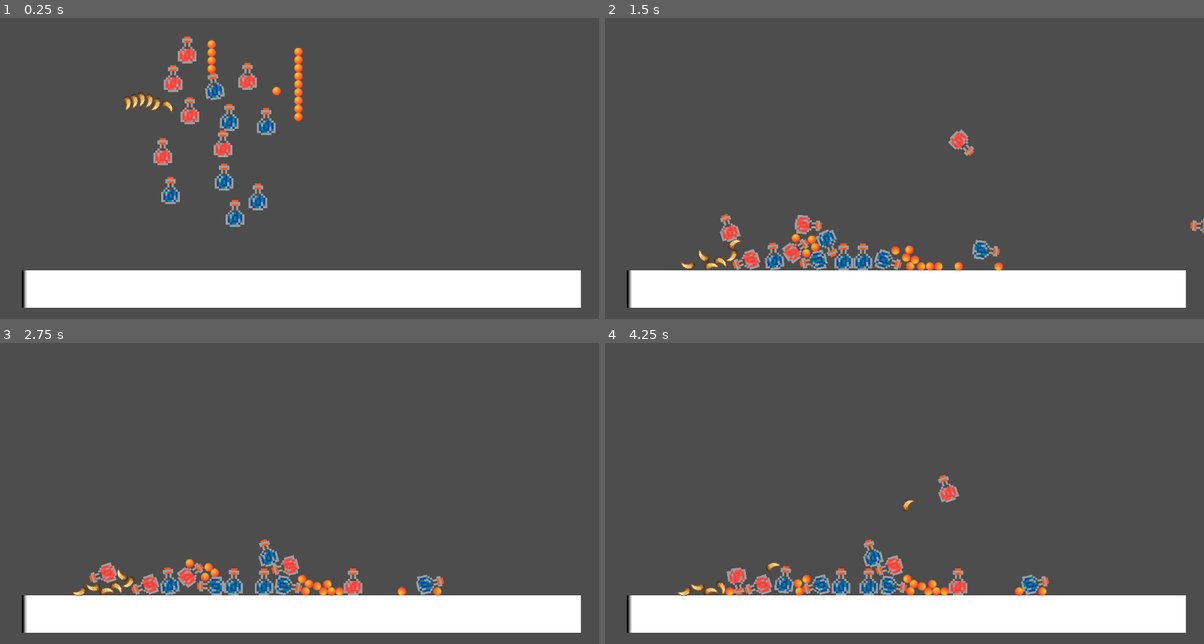
Above: before the commit, frames 1-4 (two rows, left to right).
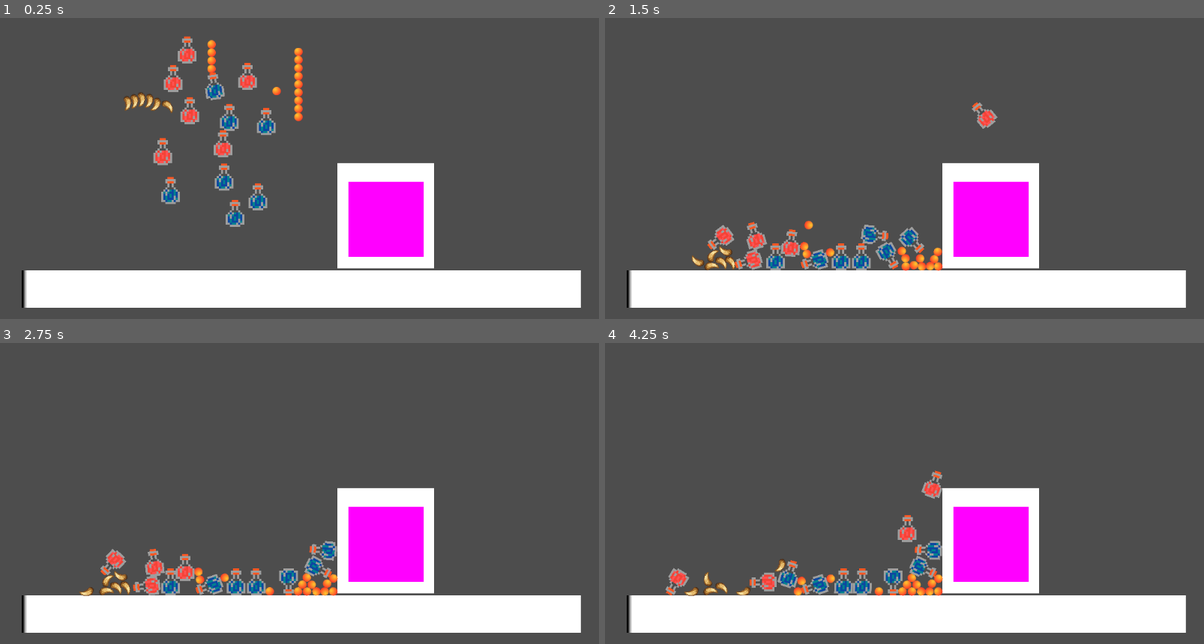
Above: after the commit, the same moments.

Repository: Mr-GEM-Bones/Cauldron-Game
Game: Godot game, scene res://Scenes/BackLab/back_lab.tscn
Two runs of this game, one before a commit and one after it. Both use one fixed random seed, a clock stepped at 60 frames per second and the inputs below. The project has no main scene, so this scene is started directly.
Inputs (mouse positions are in pixels of both pictures, inside the frame that each line leads up to):
- Up to frame 1 (0.25 s): no input
- Up to frame 2 (1.5 s): tap Enter (ui_accept) at 0.5 s; drag from (826, 198) to (964, 84) at 0.52 s; drag from (790, 225) to (874, 225) at 1.27 s
- Up to frame 3 (2.75 s): move the mouse to (149, 583) at 2.02 s; hold Left (ui_left) from 2.03 s (still down); tap Enter (ui_accept) at 2.1 s; click (149, 583) at 2.17 s
- Up to frame 4 (4.25 s): release Left (ui_left) at 2.75 s; drag from (790, 577) to (724, 433) at 2.77 s; drag from (712, 571) to (934, 484) at 3.52 s

The runs differ from the first frame. In frame 1, 5.7% of the frame differs, in the area x 37-73%, y 37-84%; in frame 2, 9.5%; in frame 3, 9.2%; in frame 4, 9.5%, in the area x 10-75%, y 42-85%.

Commit message:
Cauldron
-Added cauldron
-added area
-registers ingredients in cauldron

Diff:
--- /dev/null
+++ b/Scenes/BackLab/Cauldron.gd
@@ -0,0 +1,45 @@
+extends CharacterBody2D
+
+
+#const SPEED = 300.0
+#const JUMP_VELOCITY = -400.0
+
+# Get the gravity from the project settings to be synced with RigidBody nodes.
+#var gravity = ProjectSettings.get_setting("physics/2d/default_gravity")
+
+var cauldron_content = []
+var recipe = ["pearl","slime"]
+
+
+func _physics_process(delta):
+	pass
+#	# Add the gravity.
+#	if not is_on_floor():
+#		velocity.y += gravity * delta
+#
+#	# Handle Jump.
+#	if Input.is_action_just_pressed("ui_accept") and is_on_floor():
+#		velocity.y = JUMP_VELOCITY
+#
+#	# Get the input direction and handle the movement/deceleration.
+#	# As good practice, you should replace UI actions with custom gameplay actions.
+#	var direction = Input.get_axis("ui_left", "ui_right")
+#	if direction:
+#		velocity.x = direction * SPEED
+#	else:
+#		velocity.x = move_toward(velocity.x, 0, SPEED)
+#
+#	move_and_slide()
+
+
+func _on_area_2d_body_entered(body):
+	cauldron_content.append(body.ingredient)
+	body.queue_free()
+	print(cauldron_content)
+
+
+func CheckRecipe(_recipe):
+
+	for i in _recipe:
+		cauldron_content.find(i)
+	return false
--- a/Scenes/BackLab/back_lab.tscn
+++ b/Scenes/BackLab/back_lab.tscn
@@ -1,9 +1,26 @@
-[gd_scene load_steps=8 format=3 uid="uid://dx4qvcu851jd1"]
+[gd_scene load_steps=15 format=3 uid="uid://dx4qvcu851jd1"]
 
+[ext_resource type="Script" path="res://Scenes/BackLab/Cauldron.gd" id="1_j5aqn"]
 [ext_resource type="PackedScene" uid="uid://csy6ji4xjse" path="res://Scenes/Items/HealthPotion.tscn" id="1_nuxuu"]
 [ext_resource type="PackedScene" uid="uid://rx2k8x7kuakl" path="res://Scenes/Items/ManaPotion.tscn" id="2_sx7u1"]
 [ext_resource type="PackedScene" uid="uid://ciel6wm3uv1b0" path="res://Scenes/Items/SlimeTeeth.tscn" id="3_75eo7"]
 [ext_resource type="PackedScene" uid="uid://dvh6bqua7e4df" path="res://Scenes/Items/PearlofZeus.tscn" id="4_tlufy"]
+
+[sub_resource type="RectangleShape2D" id="RectangleShape2D_gdbqi"]
+size = Vector2(20, 201)
+
+[sub_resource type="RectangleShape2D" id="RectangleShape2D_p1dhk"]
+size = Vector2(20, 203)
+
+[sub_resource type="RectangleShape2D" id="RectangleShape2D_xtbvx"]
+size = Vector2(186, 20)
+
+[sub_resource type="CanvasTexture" id="CanvasTexture_xslb4"]
+
+[sub_resource type="RectangleShape2D" id="RectangleShape2D_q8gmk"]
+size = Vector2(144, 145)
+
+[sub_resource type="CurveTexture" id="CurveTexture_8sncm"]
 
 [sub_resource type="Gradient" id="Gradient_15e3r"]
 offsets = PackedFloat32Array(0, 0.00598802)
@@ -15,6 +32,38 @@
 size = Vector2(1077, 72)
 
 [node name="BackLab" type="Node2D"]
+
+[node name="Cauldron" type="CharacterBody2D" parent="."]
+position = Vector2(742, 435)
+script = ExtResource("1_j5aqn")
+metadata/_edit_group_ = true
+
+[node name="CollisionShape2D" type="CollisionShape2D" parent="Cauldron"]
+position = Vector2(83, 0.5)
+shape = SubResource("RectangleShape2D_gdbqi")
+
+[node name="CollisionShape2D2" type="CollisionShape2D" parent="Cauldron"]
+position = Vector2(-83, -0.5)
+shape = SubResource("RectangleShape2D_p1dhk")
+
+[node name="CollisionShape2D3" type="CollisionShape2D" parent="Cauldron"]
+position = Vector2(1, 91)
+shape = SubResource("RectangleShape2D_xtbvx")
+
+[node name="Sprite2D" type="Sprite2D" parent="Cauldron"]
+scale = Vector2(186, 203)
+texture = SubResource("CanvasTexture_xslb4")
+
+[node name="Area2D" type="Area2D" parent="Cauldron"]
+
+[node name="CollisionShape2D" type="CollisionShape2D" parent="Cauldron/Area2D"]
+position = Vector2(0, 6.5)
+shape = SubResource("RectangleShape2D_q8gmk")
+
+[node name="Sprite2D" type="Sprite2D" parent="Cauldron/Area2D"]
+position = Vector2(0.500015, 6.50002)
+scale = Vector2(0.566406, 145)
+texture = SubResource("CurveTexture_8sncm")
 
 [node name="StaticBody2D" type="StaticBody2D" parent="."]
 position = Vector2(316, 576)
@@ -29,95 +78,99 @@
 position = Vector2(264.5, 0)
 shape = SubResource("RectangleShape2D_7sbm3")
 
-[node name="HealthPotion" parent="." instance=ExtResource("1_nuxuu")]
+[node name="Items" type="Node" parent="."]
+
+[node name="PearlOfZeus" parent="Items" instance=ExtResource("4_tlufy")]
+position = Vector2(574, 153)
+
+[node name="PearlOfZeus2" parent="Items" instance=ExtResource("4_tlufy")]
+position = Vector2(574, 153)
+
+[node name="PearlOfZeus3" parent="Items" instance=ExtResource("4_tlufy")]
+position = Vector2(574, 153)
+
+[node name="PearlOfZeus4" parent="Items" instance=ExtResource("4_tlufy")]
+position = Vector2(574, 153)
+
+[node name="PearlOfZeus5" parent="Items" instance=ExtResource("4_tlufy")]
+position = Vector2(574, 153)
+
+[node name="PearlOfZeus6" parent="Items" instance=ExtResource("4_tlufy")]
+position = Vector2(574, 153)
+
+[node name="PearlOfZeus7" parent="Items" instance=ExtResource("4_tlufy")]
+position = Vector2(574, 153)
+
+[node name="PearlOfZeus8" parent="Items" instance=ExtResource("4_tlufy")]
+position = Vector2(574, 153)
+
+[node name="PearlOfZeus9" parent="Items" instance=ExtResource("4_tlufy")]
+position = Vector2(574, 153)
+
+[node name="PearlOfZeus10" parent="Items" instance=ExtResource("4_tlufy")]
+position = Vector2(407, 102)
+
+[node name="PearlOfZeus11" parent="Items" instance=ExtResource("4_tlufy")]
+position = Vector2(407, 102)
+
+[node name="PearlOfZeus12" parent="Items" instance=ExtResource("4_tlufy")]
+position = Vector2(407, 102)
+
+[node name="PearlOfZeus13" parent="Items" instance=ExtResource("4_tlufy")]
+position = Vector2(407, 102)
+
+[node name="ManaPotion2" parent="Items" instance=ExtResource("2_sx7u1")]
+position = Vector2(496, 370)
+
+[node name="ManaPotion3" parent="Items" instance=ExtResource("2_sx7u1")]
+position = Vector2(452, 402)
+
+[node name="ManaPotion4" parent="Items" instance=ExtResource("2_sx7u1")]
+position = Vector2(328, 358)
+
+[node name="ManaPotion5" parent="Items" instance=ExtResource("2_sx7u1")]
+position = Vector2(512, 225)
+
+[node name="ManaPotion6" parent="Items" instance=ExtResource("2_sx7u1")]
+position = Vector2(431, 332)
+
+[node name="ManaPotion7" parent="Items" instance=ExtResource("2_sx7u1")]
+position = Vector2(441, 217)
+
+[node name="SlimeTeeth" parent="Items" instance=ExtResource("3_75eo7")]
+
+[node name="SlimeTeeth2" parent="Items" instance=ExtResource("3_75eo7")]
+
+[node name="SlimeTeeth3" parent="Items" instance=ExtResource("3_75eo7")]
+
+[node name="SlimeTeeth4" parent="Items" instance=ExtResource("3_75eo7")]
+
+[node name="SlimeTeeth5" parent="Items" instance=ExtResource("3_75eo7")]
+
+[node name="SlimeTeeth6" parent="Items" instance=ExtResource("3_75eo7")]
+
+[node name="SlimeTeeth7" parent="Items" instance=ExtResource("4_tlufy")]
+position = Vector2(532, 166)
+
+[node name="HealthPotion" parent="Items" instance=ExtResource("1_nuxuu")]
 position = Vector2(429, 267)
 
-[node name="HealthPotion2" parent="." instance=ExtResource("1_nuxuu")]
+[node name="HealthPotion2" parent="Items" instance=ExtResource("1_nuxuu")]
 position = Vector2(360, 87)
 
-[node name="HealthPotion3" parent="." instance=ExtResource("1_nuxuu")]
+[node name="HealthPotion3" parent="Items" instance=ExtResource("1_nuxuu")]
 position = Vector2(313, 283)
 
-[node name="HealthPotion4" parent="." instance=ExtResource("1_nuxuu")]
+[node name="HealthPotion4" parent="Items" instance=ExtResource("1_nuxuu")]
 position = Vector2(365, 204)
 
-[node name="HealthPotion5" parent="." instance=ExtResource("1_nuxuu")]
+[node name="HealthPotion5" parent="Items" instance=ExtResource("1_nuxuu")]
 position = Vector2(333, 142)
 
-[node name="HealthPotion6" parent="." instance=ExtResource("1_nuxuu")]
+[node name="HealthPotion6" parent="Items" instance=ExtResource("1_nuxuu")]
 position = Vector2(476, 138)
 
-[node name="ManaPotion" parent="." instance=ExtResource("2_sx7u1")]
+[node name="ManaPotion" parent="Items" instance=ExtResource("2_sx7u1")]
 position = Vector2(412, 147)
 
-[node name="ManaPotion2" parent="." instance=ExtResource("2_sx7u1")]
-position = Vector2(496, 370)
-
-[node name="ManaPotion3" parent="." instance=ExtResource("2_sx7u1")]
-position = Vector2(452, 402)
-
-[node name="ManaPotion4" parent="." instance=ExtResource("2_sx7u1")]
-position = Vector2(328, 358)
-
-[node name="ManaPotion5" parent="." instance=ExtResource("2_sx7u1")]
-position = Vector2(512, 225)
-
-[node name="ManaPotion6" parent="." instance=ExtResource("2_sx7u1")]
-position = Vector2(431, 332)
-
-[node name="ManaPotion7" parent="." instance=ExtResource("2_sx7u1")]
-position = Vector2(441, 217)
-
-[node name="SlimeTeeth" parent="." instance=ExtResource("3_75eo7")]
-
-[node name="SlimeTeeth2" parent="." instance=ExtResource("3_75eo7")]
-
-[node name="SlimeTeeth3" parent="." instance=ExtResource("3_75eo7")]
-
-[node name="SlimeTeeth4" parent="." instance=ExtResource("3_75eo7")]
-
-[node name="SlimeTeeth5" parent="." instance=ExtResource("3_75eo7")]
-
-[node name="SlimeTeeth6" parent="." instance=ExtResource("3_75eo7")]
-
-[node name="SlimeTeeth7" parent="." instance=ExtResource("4_tlufy")]
-position = Vector2(532, 166)
-
-[node name="PearlOfZeus" parent="." instance=ExtResource("4_tlufy")]
-position = Vector2(574, 153)
-
-[node name="PearlOfZeus2" parent="." instance=ExtResource("4_tlufy")]
-position = Vector2(574, 153)
-
-[node name="PearlOfZeus3" parent="." instance=ExtResource("4_tlufy")]
-position = Vector2(574, 153)
-
-[node name="PearlOfZeus4" parent="." instance=ExtResource("4_tlufy")]
-position = Vector2(574, 153)
-
-[node name="PearlOfZeus5" parent="." instance=ExtResource("4_tlufy")]
-position = Vector2(574, 153)
-
-[node name="PearlOfZeus6" parent="." instance=ExtResource("4_tlufy")]
-position = Vector2(574, 153)
-
-[node name="PearlOfZeus7" parent="." instance=ExtResource("4_tlufy")]
-position = Vector2(574, 153)
-
-[node name="PearlOfZeus8" parent="." instance=ExtResource("4_tlufy")]
-position = Vector2(574, 153)
-
-[node name="PearlOfZeus9" parent="." instance=ExtResource("4_tlufy")]
-position = Vector2(574, 153)
-
-[node name="PearlOfZeus10" parent="." instance=ExtResource("4_tlufy")]
-position = Vector2(407, 102)
-
-[node name="PearlOfZeus11" parent="." instance=ExtResource("4_tlufy")]
-position = Vector2(407, 102)
-
-[node name="PearlOfZeus12" parent="." instance=ExtResource("4_tlufy")]
-position = Vector2(407, 102)
-
-[node name="PearlOfZeus13" parent="." instance=ExtResource("4_tlufy")]
-position = Vector2(407, 102)
+[connection signal="body_entered" from="Cauldron/Area2D" to="Cauldron" method="_on_area_2d_body_entered"]
--- a/Scenes/Items/HealthPotion.tscn
+++ b/Scenes/Items/HealthPotion.tscn
@@ -17,6 +17,7 @@
 position = Vector2(281, 184)
 input_pickable = true
 script = ExtResource("1_fp28v")
+ingredient = "health"
 metadata/_edit_group_ = true
 
 [node name="CollisionShape2D" type="CollisionShape2D" parent="."]
--- a/Scenes/Items/Item.gd
+++ b/Scenes/Items/Item.gd
@@ -1,6 +1,9 @@
 extends RigidBody2D
 
 @export var mouse_drag_scale = 30
+
+@export var ingredient = "A"
+
 var _is_held = false
 
 # Called when the node enters the scene tree for the first time.
@@ -18,7 +21,7 @@
 func _on_input_event(viewport, event, shape_idx):
 	if event is InputEventMouseButton and event.button_index == MOUSE_BUTTON_LEFT:
 		if event.pressed:
-			print("Mouse clicked at: ", event.position)
+			#print("Mouse clicked at: ", event.position)
 			PickUpItem()
 
 func _input(event):
--- a/Scenes/Items/ManaPotion.tscn
+++ b/Scenes/Items/ManaPotion.tscn
@@ -17,6 +17,7 @@
 position = Vector2(281, 184)
 input_pickable = true
 script = ExtResource("1_7by4j")
+ingredient = "mana"
 metadata/_edit_group_ = true
 
 [node name="CollisionShape2D" type="CollisionShape2D" parent="."]
--- a/Scenes/Items/PearlofZeus.tscn
+++ b/Scenes/Items/PearlofZeus.tscn
@@ -10,6 +10,7 @@
 position = Vector2(280, 190)
 input_pickable = true
 script = ExtResource("1_05ea5")
+ingredient = "pearl"
 
 [node name="CollisionShape2D2" type="CollisionShape2D" parent="."]
 shape = SubResource("CircleShape2D_xyvtn")
--- a/Scenes/Items/Potion.gd
+++ b/Scenes/Items/Potion.gd
@@ -1,4 +1,5 @@
 extends "res://Scenes/Items/Item.gd"
+
 
 
 # Called when the node enters the scene tree for the first time.
--- a/Scenes/Items/SlimeTeeth.tscn
+++ b/Scenes/Items/SlimeTeeth.tscn
@@ -13,6 +13,7 @@
 position = Vector2(280, 190)
 input_pickable = true
 script = ExtResource("1_hrubv")
+ingredient = "slime"
 
 [node name="CollisionShape2D" type="CollisionShape2D" parent="."]
 position = Vector2(2, 1.5)
